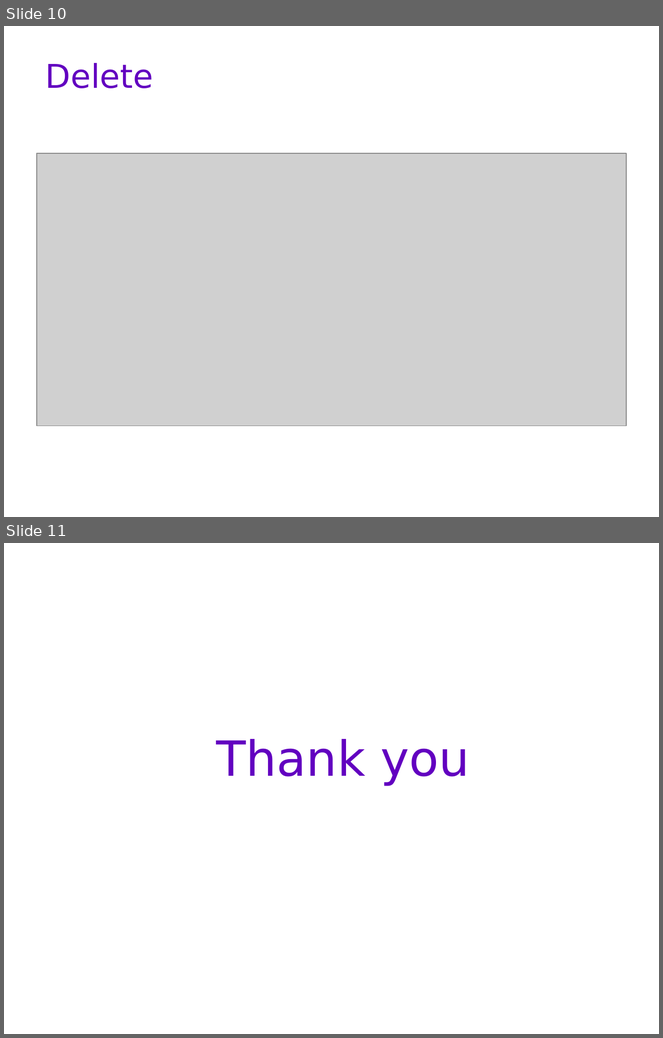
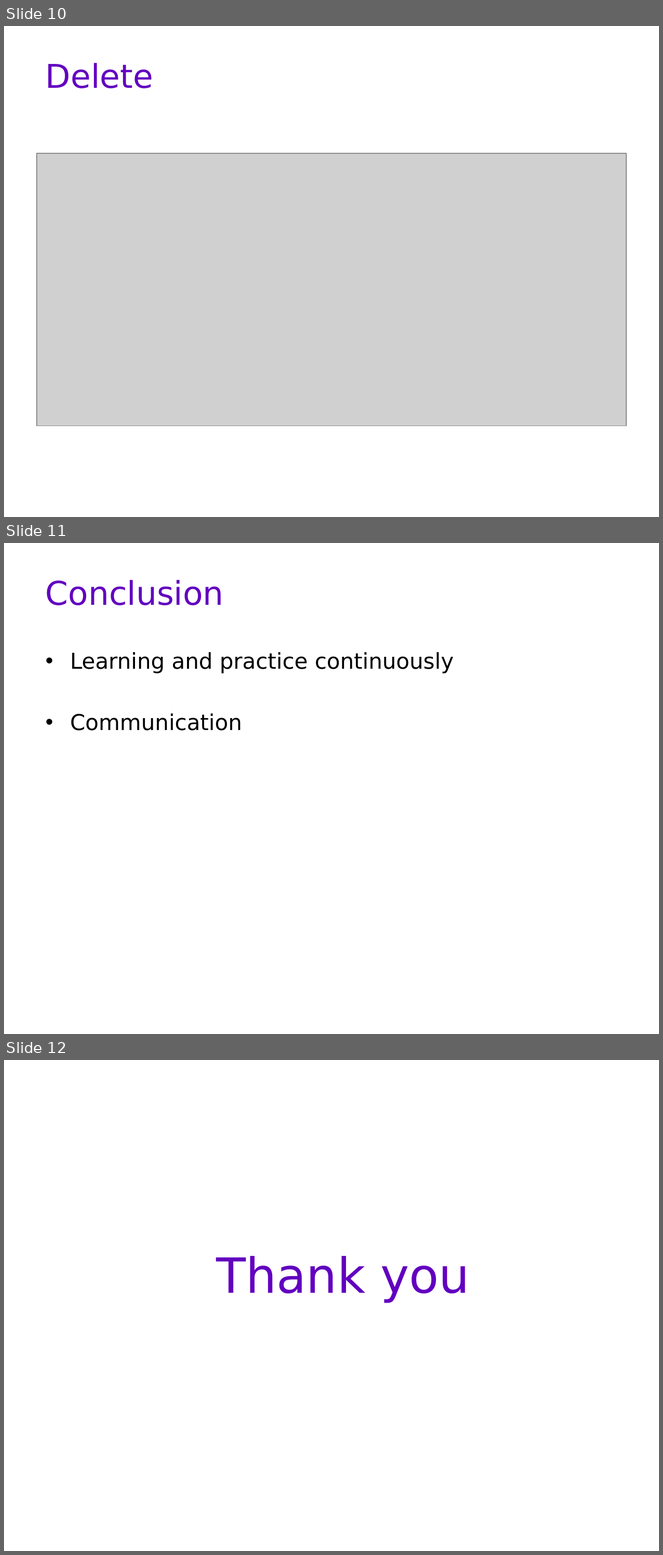
Before and after one commit to mistikel/rms, a slide deck: Agus Mistiwan Final Persentation.pptx. Shown one above the other, each under a label of ours: slides 10 and 11 before the commit, slides 10, 11 and 12 after it. The pictures are 663x1038 and 663x1555 pixels, drawn with LibreOffice and Linux fonts; fonts in the diff are those of the drawing; grey boxes stand for pictures; background and template pictures are left out. Boxes give left, top, right and bottom in pixels: in the first picture for what was removed or moved away, otherwise in the second. Text is boxed around its words. In the diff, an @@ line names an element or a change of style, - is before the commit and + after.

```diff
--- a/Agus Mistiwan Final Persentation.pptx
+++ b/Agus Mistiwan Final Persentation.pptx
@@ slide 11 added at <box>4,543,659,1034</box>, background picture (left out) @@
@@ title added at <box>46,580,224,605</box>, 27 pt, text #6200C0 @@
+Conclusion
@@ text added at <box>70,652,454,731</box>, 18 pt, text #000000 @@
+• Learning and practice continuously
+• Communication
@@ what was slide 11 is now slide 12 @@
```
Also in this commit, not shown: 1 slide changed.
